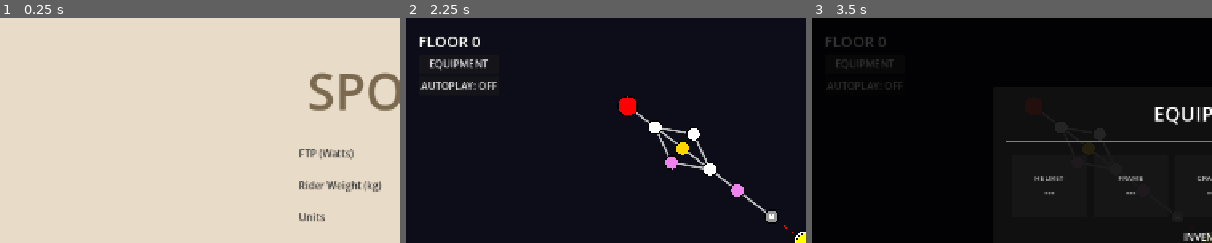
Above: before the commit, frames 1-3 (left to right).
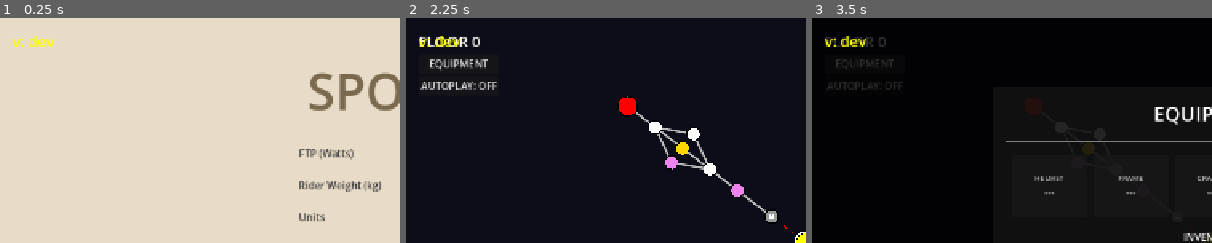
Above: after the commit, the same moments.

Repository: alexkibler/spokes-godot
Game: Godot game, scene res://src/scenes/MenuScene.tscn
The game is run twice, just before and just after one commit, with the same random seed, the same clock (stepped at 60 frames per second) and the same inputs.
Inputs:
- Up to frame 1 (0.25 s): no input
- Up to frame 2 (2.25 s): click "Normal" at 0.5 s; click "Normal" at 1.25 s; click "START RUN" at 2 s
- Up to frame 3 (3.5 s): click "EQUIPMENT" at 2.75 s
The pictures show only the part of the screen within x 0-50%, y 0-50%; the shares and areas given below are measured in that part.

The runs differ from the first frame. In frame 1, 0.3% of the frame differs, in the area x 3-14%, y 8-13%; in frame 2, 0.3%; in frame 3, 0.3%.

Commit message:
ui: test watermark visibility in top-left with high contrast

Diff:
--- a/src/autoloads/BuildInfo.gd
+++ b/src/autoloads/BuildInfo.gd
@@ -13,22 +13,14 @@
 	layer.layer = 128 # Very high layer
 	add_child(layer)
 
-	var margin = MarginContainer.new()
-	margin.mouse_filter = Control.MOUSE_FILTER_IGNORE # Don't block clicks
-	layer.add_child(margin)
-
-	# Explicitly set anchoring to bottom-right
-	margin.layout_mode = 1 # Use Anchors
-	margin.set_anchors_preset(Control.PRESET_BOTTOM_RIGHT)
-	margin.grow_horizontal = Control.GROW_DIRECTION_BEGIN
-	margin.grow_vertical = Control.GROW_DIRECTION_BEGIN
-
-	margin.add_theme_constant_override("margin_right", 10)
-	margin.add_theme_constant_override("margin_bottom", 10)
-
 	var watermark = Label.new()
 	watermark.text = "v: " + COMMIT_HASH.left(7)
-	watermark.add_theme_font_size_override("font_size", 14)
-	watermark.add_theme_color_override("font_color", Color(0, 0, 0, 0.4)) # Semi-transparent black
+	watermark.add_theme_font_size_override("font_size", 24)
+	watermark.add_theme_color_override("font_color", Color.YELLOW)
 	watermark.mouse_filter = Control.MOUSE_FILTER_IGNORE
-	margin.add_child(watermark)
+
+	layer.add_child(watermark)
+
+	# Move to Top-Left for maximum visibility test
+	watermark.layout_mode = 1
+	watermark.set_anchors_and_offsets_preset(Control.PRESET_TOP_LEFT, Control.PRESET_MODE_MINSIZE, 20)
